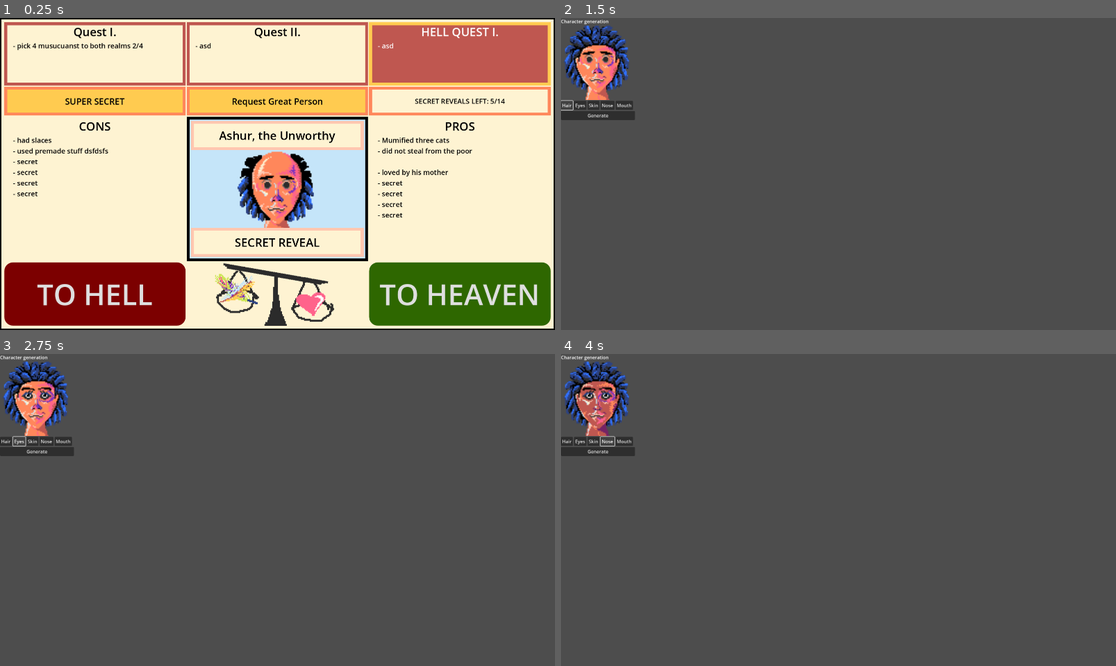
Above: before the commit, frames 1-4 (two rows, left to right).
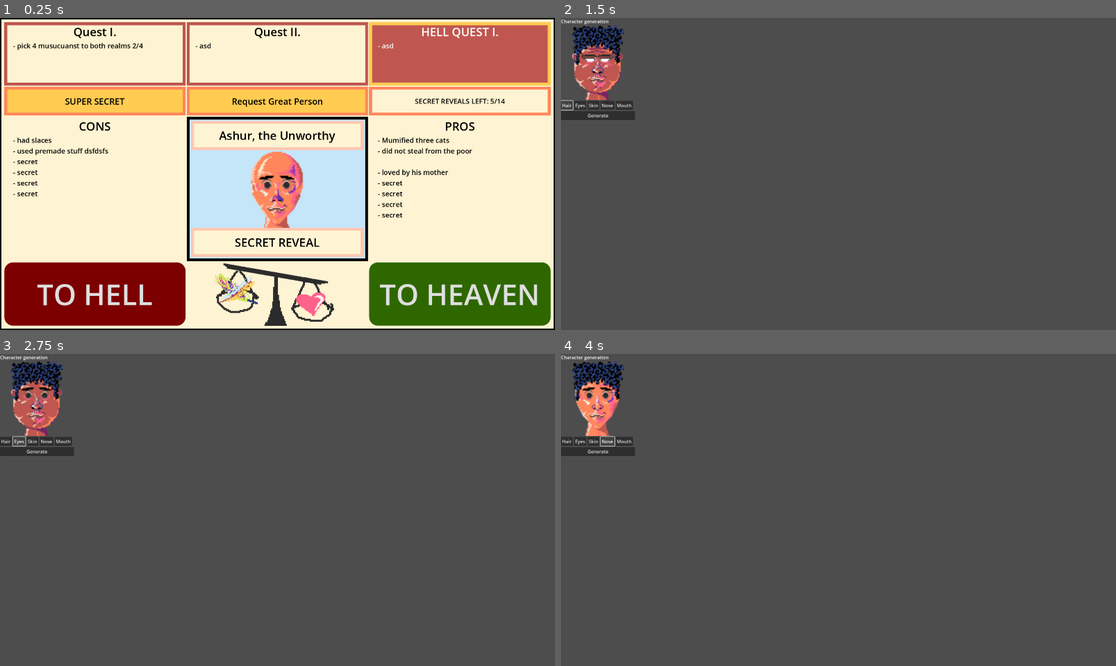
Above: after the commit, the same moments.

Repository: ekaktusz/anoobis
Game: Godot game, scene res://tinder_scene.tscn
Two runs of this game, one before a commit and one after it. Both use one fixed random seed, a clock stepped at 60 frames per second and the inputs below.
Inputs:
- Up to frame 1 (0.25 s): no input
- Up to frame 2 (1.5 s): click "TO HELL" at 0.5 s; click "Hair" at 1.25 s
- Up to frame 3 (2.75 s): click "Eyes" at 2 s
- Up to frame 4 (4 s): click "Skin" at 2.75 s; click "Nose" at 3.5 s

The runs differ from the first frame. In frame 1, 1.1% of the frame differs, in the area x 42-57%, y 43-66%; in frame 2, 1.9%, in the area x 0-13%, y 2-27%; in frame 3, 1.9%; in frame 4, 1.9%.

Commit message:
Character script separated from character generator.

Diff:
--- /dev/null
+++ b/character.gd
@@ -0,0 +1,125 @@
+extends AspectRatioContainer
+
+var hair_fronts : Array = [
+	null,
+	preload ("res://images/face_parts/hair_A_front.png"),
+	preload ("res://images/face_parts/hair_B_front.png"),
+	preload ("res://images/face_parts/hair_C_front.png"),
+	preload ("res://images/face_parts/hair_D_front.png"),
+]
+
+#TODO: the size should match worked around by padding with null
+var hair_backs : Array = [
+	null,
+	preload ("res://images/face_parts/hair_A_back.png"),
+	preload ("res://images/face_parts/hair_B_back.png"),
+	null,
+	null,
+]
+
+var eyes : Array = [
+	preload ("res://images/face_parts/eyes_A.png"),
+	preload ("res://images/face_parts/eyes_B.png"),
+	preload ("res://images/face_parts/eyes_C.png"),
+	preload ("res://images/face_parts/eyes_D.png"),
+]
+
+#TODO: Skin tones are mashed together with skin shapes
+var skins : Array = [
+	preload ("res://images/face_parts/skin_A1.png"),
+	preload ("res://images/face_parts/skin_A2.png"),
+	preload ("res://images/face_parts/skin_B1.png"),
+	preload ("res://images/face_parts/skin_B2.png"),
+	preload ("res://images/face_parts/skin_C1.png"),
+	preload ("res://images/face_parts/skin_C2.png"),
+	preload ("res://images/face_parts/skin_D1.png"),
+	preload ("res://images/face_parts/skin_D2.png"),
+]
+
+var noses : Array = [
+	preload ("res://images/face_parts/nose_A.png"),
+	preload ("res://images/face_parts/nose_B.png"),
+	preload ("res://images/face_parts/nose_C.png"),
+	preload ("res://images/face_parts/nose_D.png"),
+]
+
+var mouths : Array = [
+	preload ("res://images/face_parts/mouth_A.png"),
+	preload ("res://images/face_parts/mouth_B.png"),
+	preload ("res://images/face_parts/mouth_C.png"),
+	preload ("res://images/face_parts/mouth_D.png"),
+]
+
+var current_hair_front_id : int
+var current_hair_back_id : int
+var current_eye_id : int
+var current_skin_id : int
+var current_nose_id : int
+var current_mouth_id : int
+
+
+# Called when the node enters the scene tree for the first time.
+func _ready() -> void:
+	current_hair_front_id = 0
+	current_hair_back_id = 0
+	current_eye_id = 0
+	current_skin_id = 0
+	current_nose_id = 0
+	current_mouth_id = 0
+
+	$FrontHairTexture.texture = hair_fronts[current_hair_front_id]
+	$BackHairTexture.texture = hair_backs[current_hair_back_id]
+	$EyesTexture.texture = eyes[current_eye_id]
+	$SkinTexture.texture = skins[current_skin_id]
+	$NoseTexture.texture = noses[current_nose_id]
+	$MouthTexture.texture = mouths[current_mouth_id]
+
+	randomize()
+
+
+func _set_next_hair() -> void:
+	current_hair_front_id = (current_hair_front_id + 1)%hair_fronts.size()
+	$FrontHairTexture.texture = hair_fronts[current_hair_front_id]
+
+	current_hair_back_id = (current_hair_back_id + 1)%hair_backs.size()
+	$BackHairTexture.texture = hair_backs[current_hair_back_id]
+
+
+func _set_next_eye() -> void:
+	current_eye_id = (current_eye_id + 1)%eyes.size()
+	$EyesTexture.texture = eyes[current_eye_id]
+
+
+func _set_next_nose() -> void:
+	current_nose_id = (current_nose_id + 1)%noses.size()
+	$NoseTexture.texture = noses[current_nose_id]
+
+
+func _set_next_mouth() -> void:
+	current_mouth_id = (current_mouth_id + 1)%mouths.size()
+	$MouthTexture.texture = mouths[current_mouth_id]
+
+
+func _set_next_skin() -> void:
+	current_skin_id = (current_skin_id + 1)%skins.size()
+	$SkinTexture.texture = skins[current_skin_id]
+
+
+func _set_random_parts() -> void:
+	var rand_hair = randi()%hair_fronts.size()
+	current_hair_front_id = rand_hair
+	current_hair_back_id = rand_hair
+	$FrontHairTexture.texture = hair_fronts[current_hair_front_id]
+	$BackHairTexture.texture = hair_backs[current_hair_back_id]
+
+	current_eye_id = randi()%eyes.size()
+	$EyesTexture.texture = eyes[current_eye_id]
+
+	current_skin_id = randi()%skins.size()
+	$SkinTexture.texture = skins[current_skin_id]
+
+	current_nose_id = randi()%noses.size()
+	$NoseTexture.texture = noses[current_nose_id]
+
+	current_mouth_id = randi()%mouths.size()
+	$MouthTexture.texture = mouths[current_mouth_id]
--- a/character.tscn
+++ b/character.tscn
@@ -1,14 +1,16 @@
-[gd_scene load_steps=6 format=3 uid="uid://bjq5xbjijdywn"]
+[gd_scene load_steps=7 format=3 uid="uid://bjq5xbjijdywn"]
 
 [ext_resource type="Texture2D" uid="uid://dx54x4gpxgp24" path="res://images/face_parts/hair_A_back.png" id="1_r81iw"]
+[ext_resource type="Script" path="res://character.gd" id="1_rvx3b"]
 [ext_resource type="Texture2D" uid="uid://d3xno22v8rhl6" path="res://images/face_parts/skin_A1.png" id="2_q1q6y"]
 [ext_resource type="Texture2D" uid="uid://d14g7qnqysiwb" path="res://images/face_parts/eyes_A.png" id="3_0livs"]
 [ext_resource type="Texture2D" uid="uid://bhuyqwtotgvmk" path="res://images/face_parts/mouth_A.png" id="4_86cqo"]
 [ext_resource type="Texture2D" uid="uid://ci3wp4gkap78o" path="res://images/face_parts/nose_A.png" id="5_eerww"]
 
-[node name="PortraitContainer" type="AspectRatioContainer"]
+[node name="Character" type="AspectRatioContainer"]
 offset_right = 72.0
 offset_bottom = 72.0
+script = ExtResource("1_rvx3b")
 
 [node name="BackHairTexture" type="TextureRect" parent="."]
 layout_mode = 2
--- a/character_generator.gd
+++ b/character_generator.gd
@@ -1,132 +1,30 @@
-@tool
-
 extends Control
 
-var hair_fronts : Array = [
-	null,
-	preload ("res://images/face_parts/hair_A_front.png"),
-	preload ("res://images/face_parts/hair_B_front.png"),
-	preload ("res://images/face_parts/hair_C_front.png"),
-	preload ("res://images/face_parts/hair_D_front.png"),
-]
+var character_node : Node
 
-#TODO: the size should match worked around by padding with null
-var hair_backs : Array = [
-	null,
-	preload ("res://images/face_parts/hair_A_back.png"),
-	preload ("res://images/face_parts/hair_B_back.png"),
-	null,
-	null,
-]
-
-var eyes : Array = [
-	preload ("res://images/face_parts/eyes_A.png"),
-	preload ("res://images/face_parts/eyes_B.png"),
-	preload ("res://images/face_parts/eyes_C.png"),
-	preload ("res://images/face_parts/eyes_D.png"),
-]
-
-#TODO: Skin tones are mashed together with skin shapes
-var skins : Array = [
-	preload ("res://images/face_parts/skin_A1.png"),
-	preload ("res://images/face_parts/skin_A2.png"),
-	preload ("res://images/face_parts/skin_B1.png"),
-	preload ("res://images/face_parts/skin_B2.png"),
-	preload ("res://images/face_parts/skin_C1.png"),
-	preload ("res://images/face_parts/skin_C2.png"),
-	preload ("res://images/face_parts/skin_D1.png"),
-	preload ("res://images/face_parts/skin_D2.png"),
-]
-
-var noses : Array = [
-	preload ("res://images/face_parts/nose_A.png"),
-	preload ("res://images/face_parts/nose_B.png"),
-	preload ("res://images/face_parts/nose_C.png"),
-	preload ("res://images/face_parts/nose_D.png"),
-]
-
-var mouths : Array = [
-	preload ("res://images/face_parts/mouth_A.png"),
-	preload ("res://images/face_parts/mouth_B.png"),
-	preload ("res://images/face_parts/mouth_C.png"),
-	preload ("res://images/face_parts/mouth_D.png"),
-]
-
-var current_hair_front_id : int
-var current_hair_back_id : int
-var current_eye_id : int
-var current_skin_id : int
-var current_nose_id : int
-var current_mouth_id : int
-
-
-# Called when the node enters the scene tree for the first time.
 func _ready() -> void:
-	current_hair_front_id = 0
-	current_hair_back_id = 0
-	current_eye_id = 0
-	current_skin_id = 0
-	current_nose_id = 0
-	current_mouth_id = 0
-
-	$VBoxContainer/PortraitContainer/FrontHairTexture.texture = hair_fronts[current_hair_front_id]
-	$VBoxContainer/PortraitContainer/BackHairTexture.texture = hair_backs[current_hair_back_id]
-	$VBoxContainer/PortraitContainer/EyesTexture.texture = eyes[current_eye_id]
-	$VBoxContainer/PortraitContainer/SkinTexture.texture = skins[current_skin_id]
-	$VBoxContainer/PortraitContainer/NoseTexture.texture = noses[current_nose_id]
-	$VBoxContainer/PortraitContainer/MouthTexture.texture = mouths[current_mouth_id]
-
-	randomize()
-
-
-# Called every frame. 'delta' is the elapsed time since the previous frame.
-func _process(delta: float) -> void:
-	pass
-
+	character_node = $VBoxContainer/Character
+	character_node._set_random_parts()
 
 func _on_hair_button_pressed() -> void:
-	current_hair_front_id = (current_hair_front_id + 1)%hair_fronts.size()
-	$VBoxContainer/PortraitContainer/FrontHairTexture.texture = hair_fronts[current_hair_front_id]
-
-	current_hair_back_id = (current_hair_back_id + 1)%hair_backs.size()
-	$VBoxContainer/PortraitContainer/BackHairTexture.texture = hair_backs[current_hair_back_id]
+	character_node._set_next_hair()
 
 
 func _on_eyes_button_pressed() -> void:
-	current_eye_id = (current_eye_id + 1)%eyes.size()
-	$VBoxContainer/PortraitContainer/EyesTexture.texture = eyes[current_eye_id]
+	character_node._set_next_eye()
 
 
 func _on_nose_button_pressed() -> void:
-	current_nose_id = (current_nose_id + 1)%noses.size()
-	$VBoxContainer/PortraitContainer/NoseTexture.texture = noses[current_nose_id]
+	character_node._set_next_nose()
 
 
 func _on_mouth_button_pressed() -> void:
-	current_mouth_id = (current_mouth_id + 1)%mouths.size()
-	$VBoxContainer/PortraitContainer/MouthTexture.texture = mouths[current_mouth_id]
+		character_node._set_next_mouth()
 
 
 func _on_skin_button_pressed() -> void:
-	current_skin_id = (current_skin_id + 1)%skins.size()
-	$VBoxContainer/PortraitContainer/SkinTexture.texture = skins[current_skin_id]
+	character_node._set_next_skin()
 
 
 func _on_generate_button_pressed() -> void:
-	var rand_hair = randi()%hair_fronts.size()
-	current_hair_front_id = rand_hair
-	current_hair_back_id = rand_hair
-	$VBoxContainer/PortraitContainer/FrontHairTexture.texture = hair_fronts[current_hair_front_id]
-	$VBoxContainer/PortraitContainer/BackHairTexture.texture = hair_backs[current_hair_back_id]
-
-	current_eye_id = randi()%eyes.size()
-	$VBoxContainer/PortraitContainer/EyesTexture.texture = eyes[current_eye_id]
-
-	current_skin_id = randi()%skins.size()
-	$VBoxContainer/PortraitContainer/SkinTexture.texture = skins[current_skin_id]
-
-	current_nose_id = randi()%noses.size()
-	$VBoxContainer/PortraitContainer/NoseTexture.texture = noses[current_nose_id]
-
-	current_mouth_id = randi()%mouths.size()
-	$VBoxContainer/PortraitContainer/MouthTexture.texture = mouths[current_mouth_id]
+	character_node._set_random_parts()
--- a/character_generator.tscn
+++ b/character_generator.tscn
@@ -17,7 +17,7 @@
 layout_mode = 2
 text = "Character generation"
 
-[node name="PortraitContainer" parent="VBoxContainer" instance=ExtResource("2_6m771")]
+[node name="Character" parent="VBoxContainer" instance=ExtResource("2_6m771")]
 custom_minimum_size = Vector2(256, 256)
 layout_mode = 2
 
